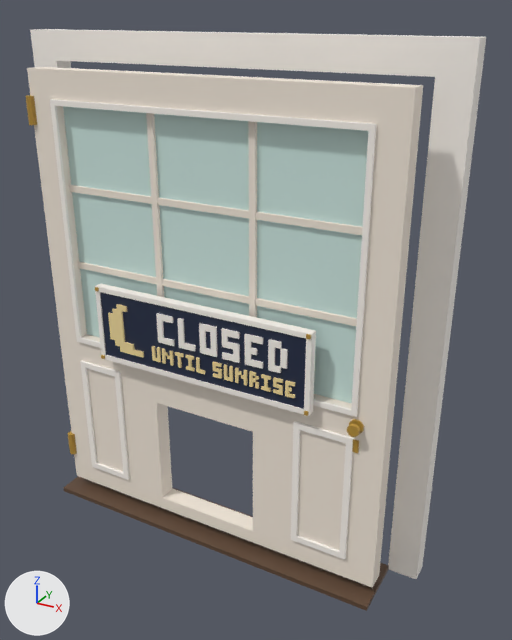
A saved change to the FBX model assets/cat-cafe/exports/CatCafe_Door_PanedGlass_Back.fbx.
One viewpoint serves both versions: a 50 mm camera at (0.0539, -0.0828, 0.0825) aimed at (0.0059, 0.0045, 0.0389). Arrows for +X, +Y and +Z are at lower left; the lights stay in place. The first picture is the older version. Where no turn or scale is listed for an object, it has been applied to the vertices.

Objects in the first picture: 'CatCafe_Door_PanedGlass_Back', 'CatCafe_Door_PanedGlass_Back_Leaf', 'CatCafe_Door_PanedGlass_Back_Leaf_Glass', 'CatCafe_Door_PanedGlass_Back_Sign', 'CatCafe_Door_PanedGlass_Back_Sign_Bulb'.
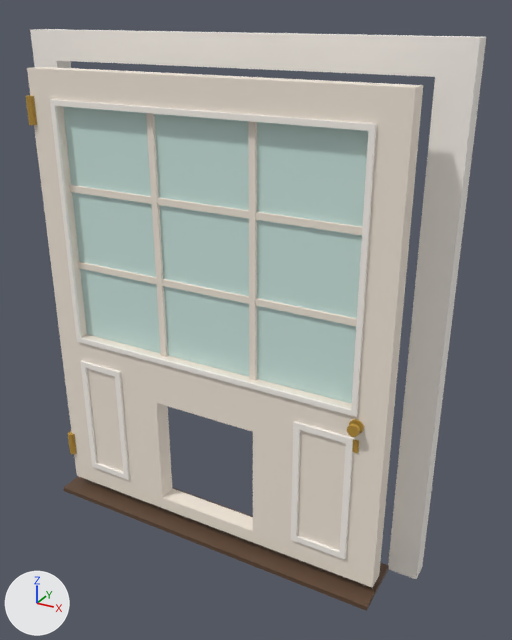
Changed parts and their boxes (x1, y1, x2, y2) in the pictures (512 x 640 px):
'CatCafe_Door_PanedGlass_Back_Sign', deleted: before (95, 284, 316, 416)
'CatCafe_Door_PanedGlass_Back_Sign_Bulb', deleted: before (108, 304, 295, 398)

Patch to the scene script:
```diff
--- a/assets/cat-cafe/exports/CatCafe_Door_PanedGlass_Back.fbx.py
+++ b/assets/cat-cafe/exports/CatCafe_Door_PanedGlass_Back.fbx.py
@@ ob_catcafe_door_panedglass_back_sign @@
-ob_catcafe_door_panedglass_back_sign = bpy.data.objects.new('CatCafe_Door_PanedGlass_Back_Sign', me_catcafe_door_panedglass_back_sign)
-ob_catcafe_door_panedglass_back_sign.location = (-0.0288, -0.0022, 0.0)
@@ ob_catcafe_door_panedglass_back_sign_bulb @@
-ob_catcafe_door_panedglass_back_sign_bulb = bpy.data.objects.new('CatCafe_Door_PanedGlass_Back_Sign_Bulb', me_catcafe_door_panedglass_back_sign_bulb)
-ob_catcafe_door_panedglass_back_sign_bulb.location = (-0.0288, -0.0022, 0.0)
```
